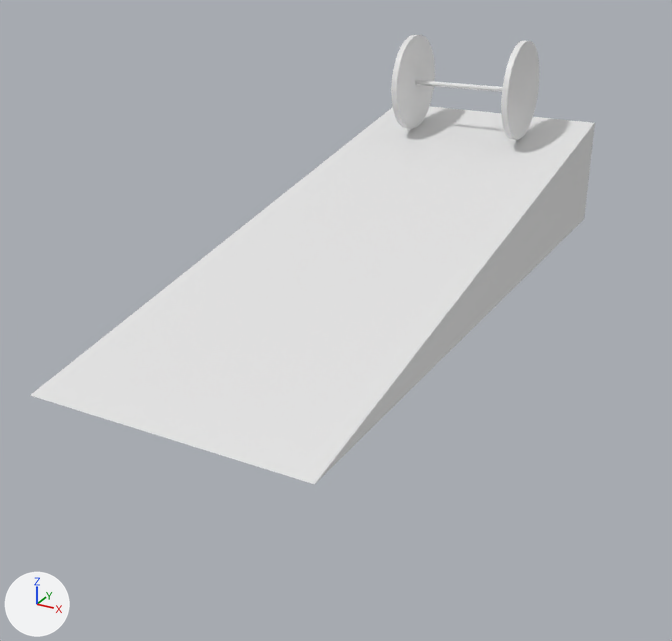
The glTF model public/eje.glb, before and after one commit.
The view is the same before and after, from a 50 mm camera at (9.2, -32.1, 14.6) aimed at (-6.3, -3.9, 0.5). The lights are fixed; the arrows at lower left show +X, +Y and +Z.

The scene before the commit, as lines of its bpy script (objects in view):
```python
me_cube = bpy.data.meshes.new('Cube')
me_cube.from_pydata(...)  # 8 vertices, 12 faces; spans x -1.47..1.47, y -4.45..4.45, z -1.27..1.27
me_cylinder_004 = bpy.data.meshes.new('Cylinder.004')
me_cylinder_004.from_pydata(...)  # a 32-sided cylinder along z spanning x -0.1..0.1, y -0.1..0.1, z -5.18..4.82; a 32-sided cylinder along z spanning x -2.0..2.0, y -2.0..2.0, z -5.62..-5.12; a 32-sided cylinder along z spanning x -2.0..2.0, y -2.0..2.0, z 4.54..5.04
ob_cube = bpy.data.objects.new('Cube', me_cube)
ob_cube.location = (-5.23, -3.35, 4.03)
ob_cube.scale = (3.23, 2.75, 1.72)
ob_cylinder_002 = bpy.data.objects.new('Cylinder.002', me_cylinder_004)
ob_cylinder_002.location = (-5.29, 5.98, 7.8)
ob_cylinder_002.rotation_euler = (1.562, -0.00614, 1.563)  # degrees (89, -0.4, 90)
ob_cylinder_002.scale = (0.998, 1.0, 0.481)
```
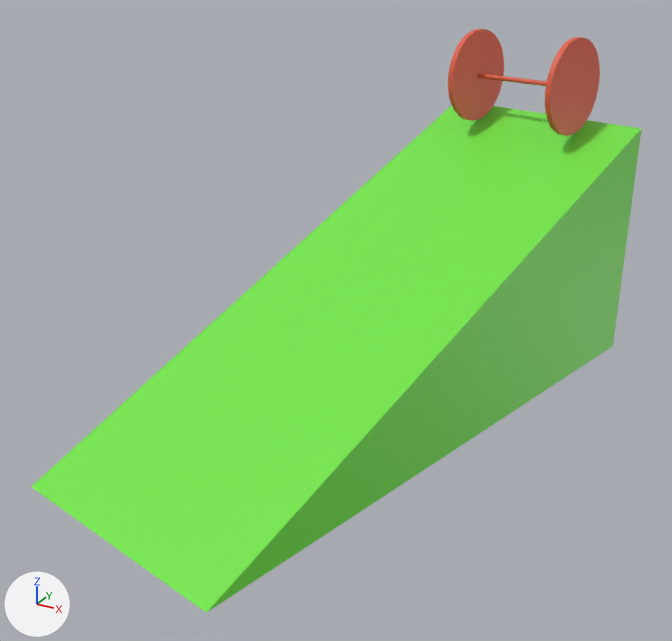
The change, as a list of edits to the scene's bpy script:
```text
Add mat_material_004:
    mat_material_004 = principled_material('Material.004')
    mat_material_004.base_color = (0.8, 0.116, 0.0649)  # red #e76048
Add mat_material_002:
    mat_material_002 = principled_material('Material.002')
    mat_material_002.base_color = (0.171, 0.8, 0.0607)  # green #73e746
Change me_cube:
    where me_cube.from_pydata(...)  # 8 vertices, 12 faces; spans x -1.47..1.47, y -4.45..4.45, z -1.27..1.27
    add me_cube.materials.append(mat_material_002)  # green #73e746
Change me_cylinder_004:
    where me_cylinder_004.from_pydata(...)  # 192 vertices, 372 faces; spans x -2.0..2.0, y -2.0..2.0, z -5.62..5.04
    add me_cylinder_004.materials.append(mat_material_004)  # red #e76048
Change ob_cube:
    ob_cube.location: (-5.23, -3.35, 4.03) -> (-5.93, -2.37, 1.22)
    ob_cube.rotation_euler: (0.0, 0.0, 0.0) -> (0.0, 0.0, -0.242)  # degrees (0, 0, 0) -> degrees (0, 0, -14)
    ob_cube.scale: (3.23, 2.75, 1.72) -> (3.23, 2.75, 3.99)
Change ob_cylinder_002:
    ob_cylinder_002.location: (-5.29, 5.98, 7.8) -> (-3.45, 7.97, 7.88)
    ob_cylinder_002.rotation_euler: (1.562, -0.00614, 1.563) -> (1.562, -0.00614, 1.321)  # degrees (89, -0.4, 90) -> degrees (89, -0.4, 76)
```

Boxes [x1, y1, x2, y2] around the edits, measured in the pictures (672 x 641 px):
'Cube', recoloured, moved, turned, rescaled: before [30, 106, 595, 484]; after [31, 105, 641, 613]
'Cylinder.002', recoloured, moved, turned: before [391, 35, 539, 140]; after [448, 29, 600, 136]
